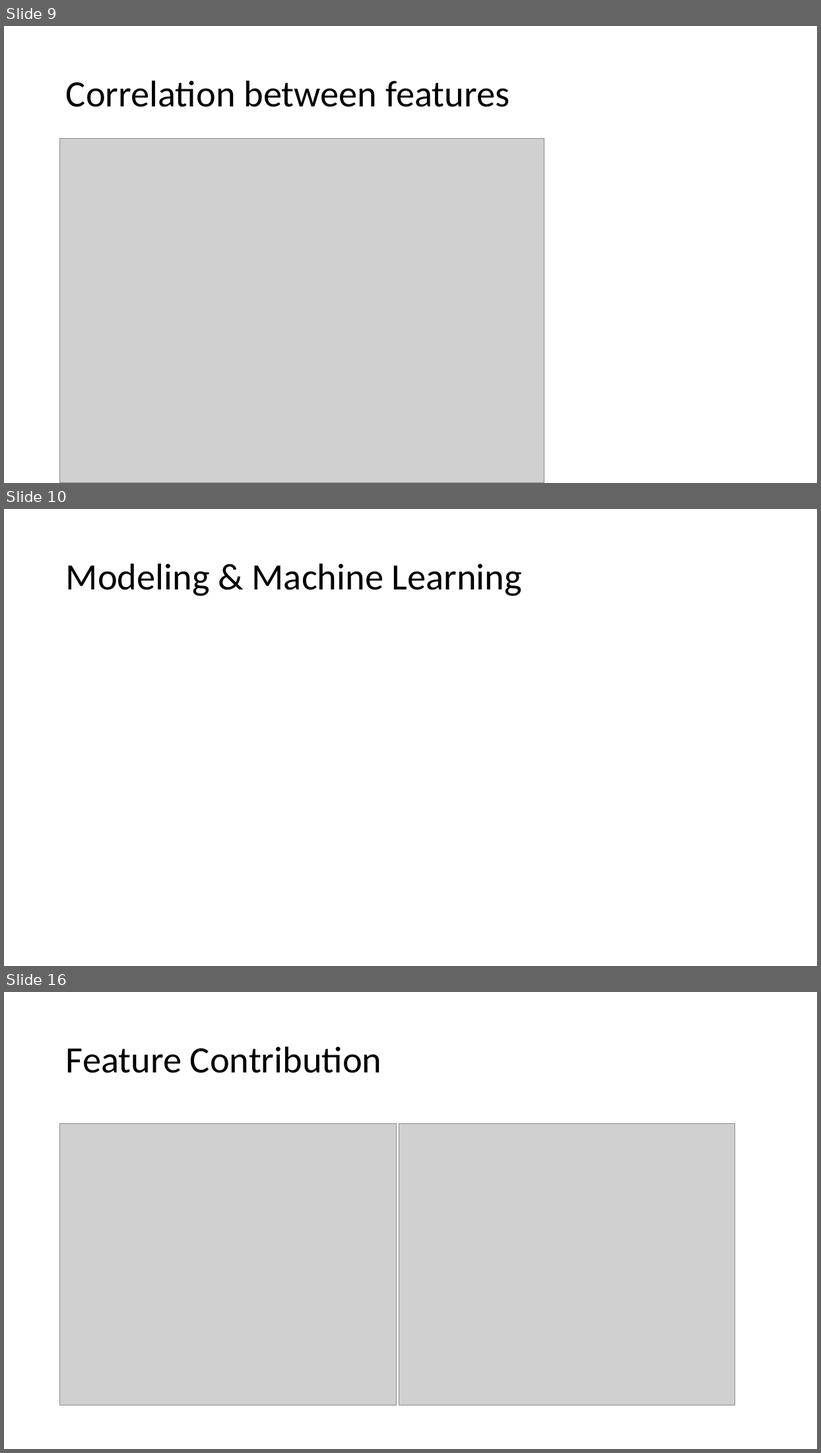
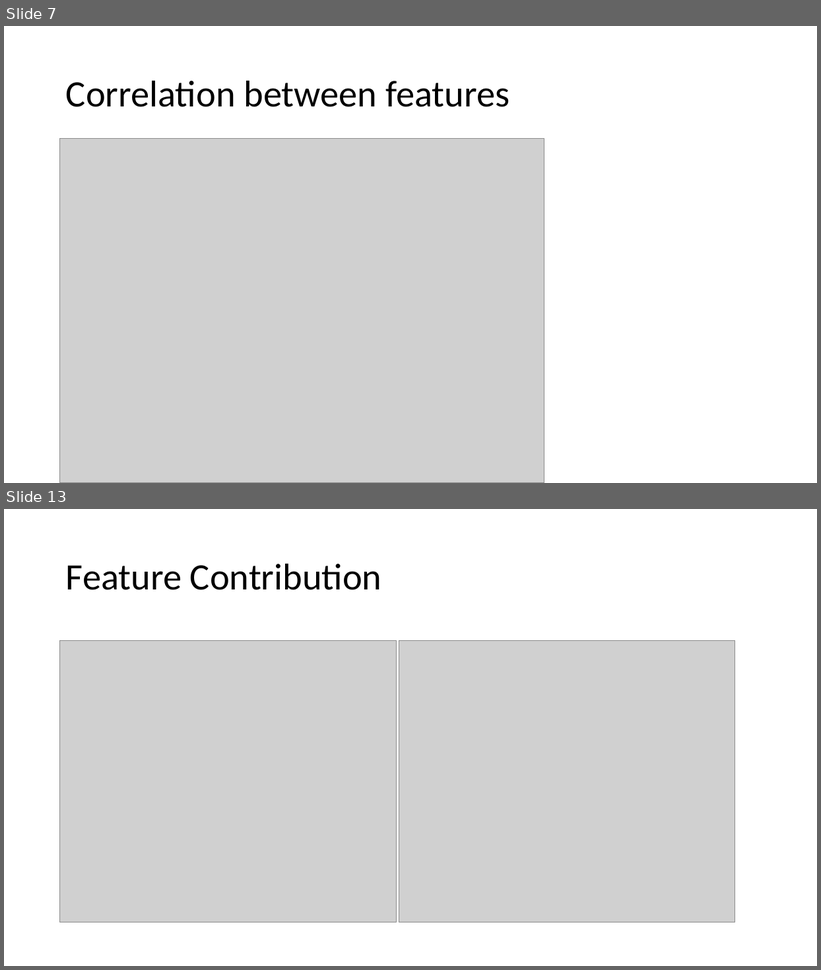
Before and after one commit to rahul7a/thyroid-classification, a slide deck: Reports/Classifying thyroid disease.pptx. Shown one above the other, each under a label of ours: slides 9, 10 and 16 before the commit, slides 7 and 13 after it; the slides between them are not shown. The pictures are 821x1453 and 821x970 pixels, drawn with LibreOffice and Linux fonts; fonts in the diff are those of the drawing; grey boxes stand for pictures. Boxes give left, top, right and bottom in pixels: in the first picture for what was removed or moved away, otherwise in the second. Text is boxed around its words. In the diff, an @@ line names an element or a change of style, - is before the commit and + after.

```diff
--- a/Reports/Classifying thyroid disease.pptx
+++ b/Reports/Classifying thyroid disease.pptx
@@ slide 10 removed at (4,509,817,966), background #FFFFFF @@
@@ title removed at (66,563,522,596) @@
-Modeling & Machine Learning
@@ what was slide 9 is now slide 7 @@
@@ what was slide 16 is now slide 13 @@
```
Also in this commit, not shown: 13 slides changed, 2 slides added, 4 other slides removed.
